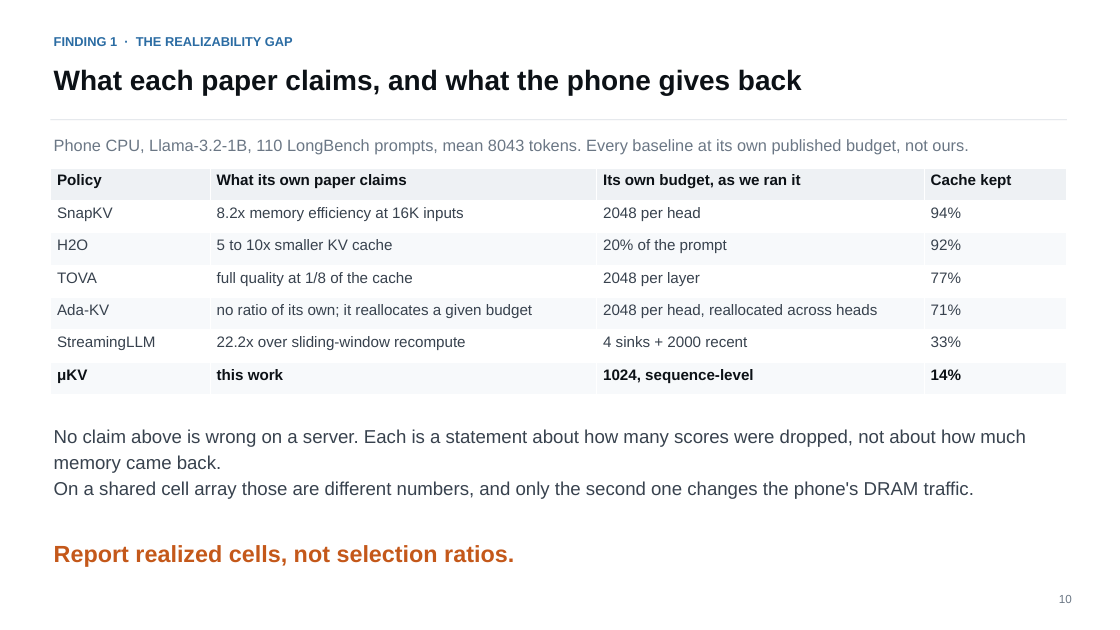
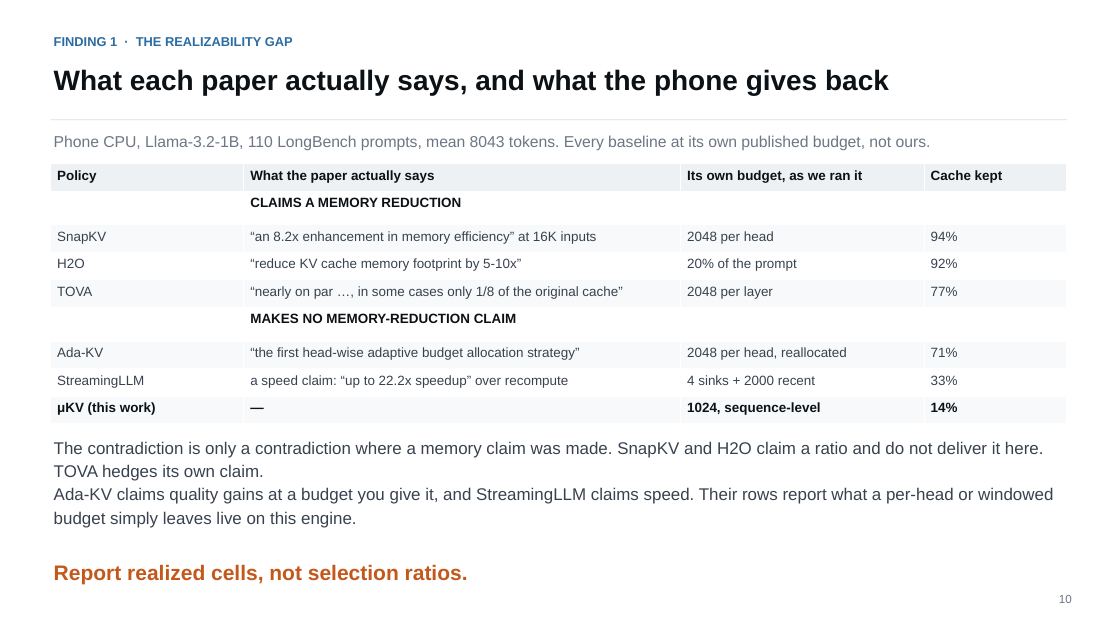
Before and after one commit to Romyull-Islam/EndurKV, a slide deck: slide 10 of muKV_full_deck.pptx. Drawn at 1120x630 pixels with LibreOffice and Linux fonts; fonts in the diff are those of the drawing. Boxes give left, top, right and bottom in pixels: in the first picture for what was removed or moved away, otherwise in the second. Text is boxed around its words. In the diff, an @@ line names an element or a change of style, - is before the commit and + after.

```diff
--- a/muKV_full_deck.pptx
+++ b/muKV_full_deck.pptx
@@ text at [54,69,889,95]: text changed @@
-What each paper claims, and what the phone gives back
+What each paper actually says, and what the phone gives back
@@ text "Phone CPU, Llama-3.2-1B, 110 LongBench ..." at [54,135,931,151]: size 14 to 13.5 pt @@
@@ table at [50,164,1067,419] @@
-row 1: Policy | What its own paper claims | Its own budget, as we ran it | Cache kept
-row 2: SnapKV | 8.2x memory efficiency at 16K inputs | 2048 per head | 94%
-row 3: H2O | 5 to 10x smaller KV cache | 20% of the prompt | 92%
-row 4: TOVA | full quality at 1/8 of the cache | 2048 per layer | 77%
-row 5: Ada-KV | no ratio of its own; it reallocates a given budget | 2048 per head, reallocated across heads | 71%
-row 6: StreamingLLM | 22.2x over sliding-window recompute | 4 sinks + 2000 recent | 33%
-row 7: μKV | this work | 1024, sequence-level | 14%
+row 1: Policy | What the paper actually says | Its own budget, as we ran it | Cache kept
+row 2:  | CLAIMS A MEMORY REDUCTION |  | 
+row 3: SnapKV | “an 8.2x enhancement in memory efficiency” at 16K inputs | 2048 per head | 94%
+row 4: H2O | “reduce KV cache memory footprint by 5-10x” | 20% of the prompt | 92%
+row 5: TOVA | “nearly on par …, in some cases only 1/8 of the original cache” | 2048 per layer | 77%
+row 6:  | MAKES NO MEMORY-REDUCTION CLAIM |  | 
+row 7: Ada-KV | “the first head-wise adaptive budget allocation strategy” | 2048 per head, reallocated | 71%
+row 8: StreamingLLM | a speed claim: “up to 22.2x speedup” over recompute | 4 sinks + 2000 recent | 33%
+row 9: μKV (this work) | — | 1024, sequence-level | 14%
@@ table: place and size @@
-table at [50,168,1067,395]
+table at [50,164,1067,419]
@@ text at [54,441,1053,528]: text changed; size 16 to 14.5 pt @@
-No claim above is wrong on a server. Each is a statement about how many scores were dropped, not about how much memory came back.
-On a shared cell array those are different numbers, and only the second one changes the phone's DRAM traffic.
+The contradiction is only a contradiction where a memory claim was made. SnapKV and H2O claim a ratio and do not deliver it here. TOVA hedges its own claim.
+Ada-KV claims quality gains at a budget you give it, and StreamingLLM claims speed. Their rows report what a per-head or windowed budget simply leaves live on this engine.
@@ text "Report realized cells, not selection ...": place and size @@
-text "Report realized cells, not selection ..." at [54,545,514,567]
+text "Report realized cells, not selection ..." at [54,564,468,585]
@@ text "Report realized cells, not selection ..." at [54,564,468,585]: size 20 to 18 pt @@
```
Also in this commit, not shown: 10 other files.
